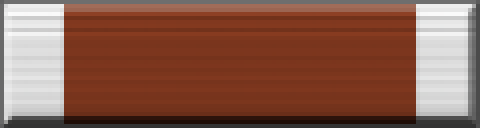
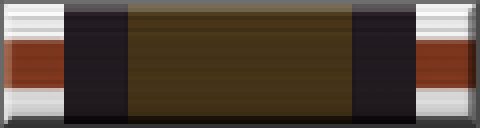
Comparing the layer stacks of the two 480 × 128 images. Changes:
showed "Outline - Moon" over [4, 4, 476, 124]
hid "Outline - Planet" over [4, 4, 476, 124]
showed "Deimos", painted on it over [4, 4, 476, 124]
hid "Mars" over [4, 4, 476, 124]
